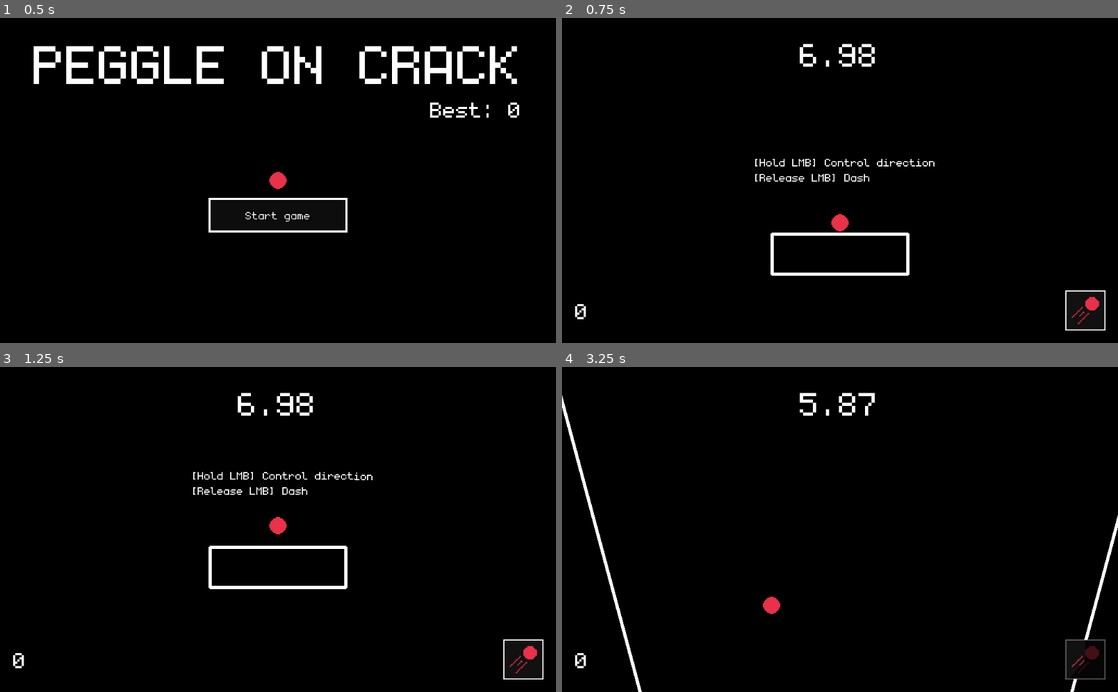
Above: before the commit, frames 1-4 (two rows, left to right).
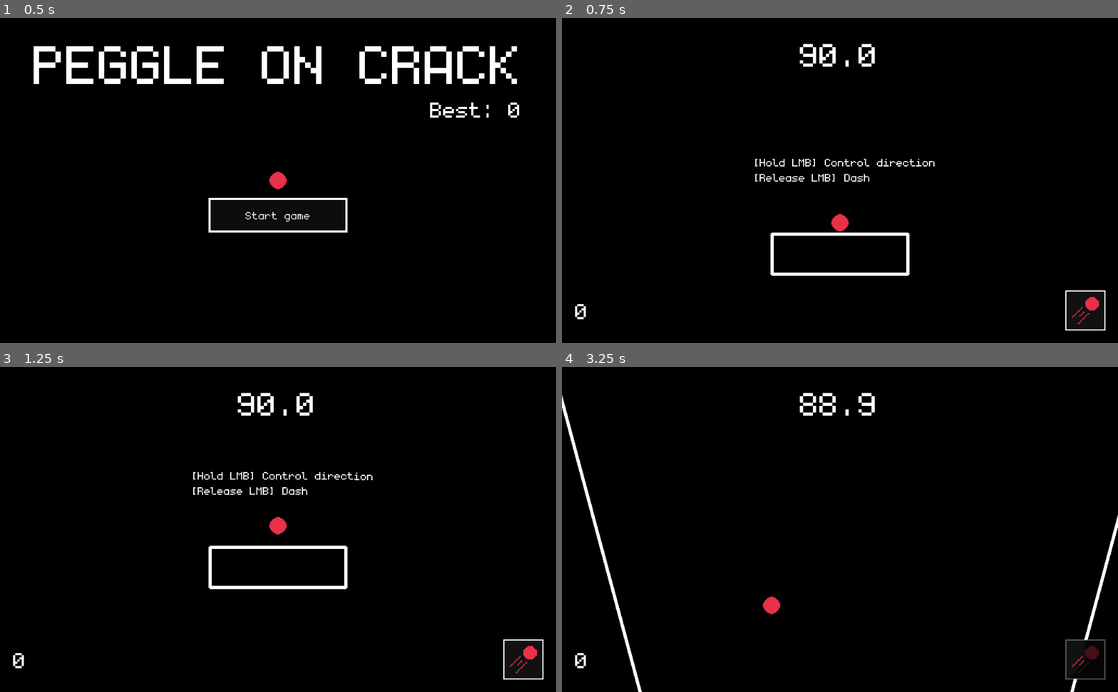
Above: after the commit, the same moments.

Repository: Unprofessional-Labs/Peggle-On-Crack
Game: Godot game, scene res://MainTitle.tscn
Same seed, same stepped clock (60 frames per second), same inputs: the game is played once before the commit and once after it.
Inputs (mouse positions are in pixels of both pictures, inside the frame that each line leads up to):
- Up to frame 1 (0.5 s): no input
- Up to frame 2 (0.75 s): click "Start game" at 0.5 s
- Up to frame 3 (1.25 s): no input
- Up to frame 4 (3.25 s): move the mouse to (962, 513) at 1.27 s; press the mouse at (962, 513) at 1.28 s; tap Enter at 2 s; move the mouse to (728, 545) at 2.02 s; release the mouse at (728, 545) at 2.03 s; click (728, 545) at 2.1 s; move the mouse to (895, 458) at 2.77 s; press the mouse at (895, 458) at 2.78 s

Frame 1 is identical in both runs. In frame 2, 0.3% of the frame differs, in the area x 42-57%, y 7-16%; in frame 3, 0.3%; in frame 4, 0.4%.

Commit message:
pause screen done, so the game is done!

Diff:
--- a/Resources/Visual/TextTheme.tres
+++ b/Resources/Visual/TextTheme.tres
@@ -62,7 +62,7 @@
 content_margin_right = 0.0
 content_margin_top = 0.0
 content_margin_bottom = 0.0
-bg_color = Color( 0.109804, 0.109804, 0.109804, 1 )
+bg_color = Color( 0.0941176, 0.0941176, 0.0941176, 1 )
 
 [resource]
 default_font = SubResource( 1 )
--- a/Scenes/Display/Ingame/ScreenEffects.tscn
+++ b/Scenes/Display/Ingame/ScreenEffects.tscn
@@ -10,8 +10,10 @@
 [ext_resource path="res://Scenes/UI/Button.tscn" type="PackedScene" id=8]
 [ext_resource path="res://Scenes/Display/Endscreen/PersonalBestDisplay.tscn" type="PackedScene" id=9]
 [ext_resource path="res://Scenes/Display/Endscreen/StatsDisplayEnd.tscn" type="PackedScene" id=10]
+[ext_resource path="res://Scenes/Display/PauseMenu/PauseDisplay.tscn" type="PackedScene" id=11]
 
 [node name="ScreenEffects" type="CanvasLayer"]
+pause_mode = 2
 script = ExtResource( 1 )
 
 [node name="Tween" type="Tween" parent="."]
@@ -81,6 +83,8 @@
 rect_scale = Vector2( 2, 2 )
 text = "Back"
 
+[node name="PauseDisplay" parent="." instance=ExtResource( 11 )]
+
 [connection signal="pressed" from="EndscreenContents/Button" to="." method="_on_Button_pressed"]
 
 [editable path="EndscreenContents/ScoreDisplay"]
--- /dev/null
+++ b/Scenes/Display/PauseMenu/PauseDisplay.tscn
@@ -0,0 +1,35 @@
+[gd_scene load_steps=3 format=2]
+
+[ext_resource path="res://Scenes/Handlers/PauseHandler.tscn" type="PackedScene" id=1]
+[ext_resource path="res://Scenes/Display/Text.tscn" type="PackedScene" id=2]
+
+[node name="PauseDisplay" type="Control"]
+margin_right = 40.0
+margin_bottom = 40.0
+
+[node name="PauseHandler" parent="." instance=ExtResource( 1 )]
+
+[node name="ColorRect" type="ColorRect" parent="."]
+margin_left = -40.0
+margin_top = -24.0
+margin_right = 1056.0
+margin_bottom = 632.0
+color = Color( 0, 0, 0, 0.631373 )
+
+[node name="Text" parent="." instance=ExtResource( 2 )]
+margin_left = 32.0
+margin_top = 248.0
+margin_right = 152.0
+margin_bottom = 224.0
+rect_scale = Vector2( 6, 6 )
+bbcode_text = "[center]TEMPORARY INTERRUPTION"
+text = "TEMPORARY INTERRUPTION"
+
+[node name="Text2" parent="." instance=ExtResource( 2 )]
+margin_left = 352.0
+margin_top = 328.0
+margin_right = 472.0
+margin_bottom = 304.0
+rect_scale = Vector2( 2, 2 )
+bbcode_text = "[center][ESC] to resume"
+text = "[ESC] to resume"
--- a/Scenes/Global.gd
+++ b/Scenes/Global.gd
@@ -111,7 +111,7 @@
 
 	return multiplier
 
-var starting_time = 7
+var starting_time = 90
 func initialize() -> void:
 	is_personal_best = false
 	GAME_VAR = {
--- /dev/null
+++ b/Scenes/Handlers/PauseHandler.gd
@@ -0,0 +1,15 @@
+extends Node
+
+var paused = false
+
+func _ready() -> void:
+	update()
+
+func _process(delta: float) -> void:
+	if Input.is_action_just_pressed("pause"):
+		paused = !paused
+		update()
+
+func update():
+	get_tree().paused = paused
+	get_parent().visible = paused
--- /dev/null
+++ b/Scenes/Handlers/PauseHandler.tscn
@@ -0,0 +1,6 @@
+[gd_scene load_steps=2 format=2]
+
+[ext_resource path="res://Scenes/Handlers/PauseHandler.gd" type="Script" id=1]
+
+[node name="PauseHandler" type="Node"]
+script = ExtResource( 1 )
--- a/project.godot
+++ b/project.godot
@@ -62,6 +62,11 @@
 "events": [ Object(InputEventMouseButton,"resource_local_to_scene":false,"resource_name":"","device":0,"alt":false,"shi …(212 unchanged characters)…
  ]
 }
+pause={
+"deadzone": 0.5,
+"events": [ Object(InputEventKey,"resource_local_to_scene":false,"resource_name":"","device":0,"alt":false,"shift":false,"control":false,"meta":false,"command":false,"pressed":false,"scancode":16777217,"physical_scancode":0,"unicode":0,"echo":false,"script":null)
+ ]
+}
 
 [layer_names]
 
Not shown: 1 places in Scenes/Display/Ingame/ScreenEffects.tscn that only renumber resources
